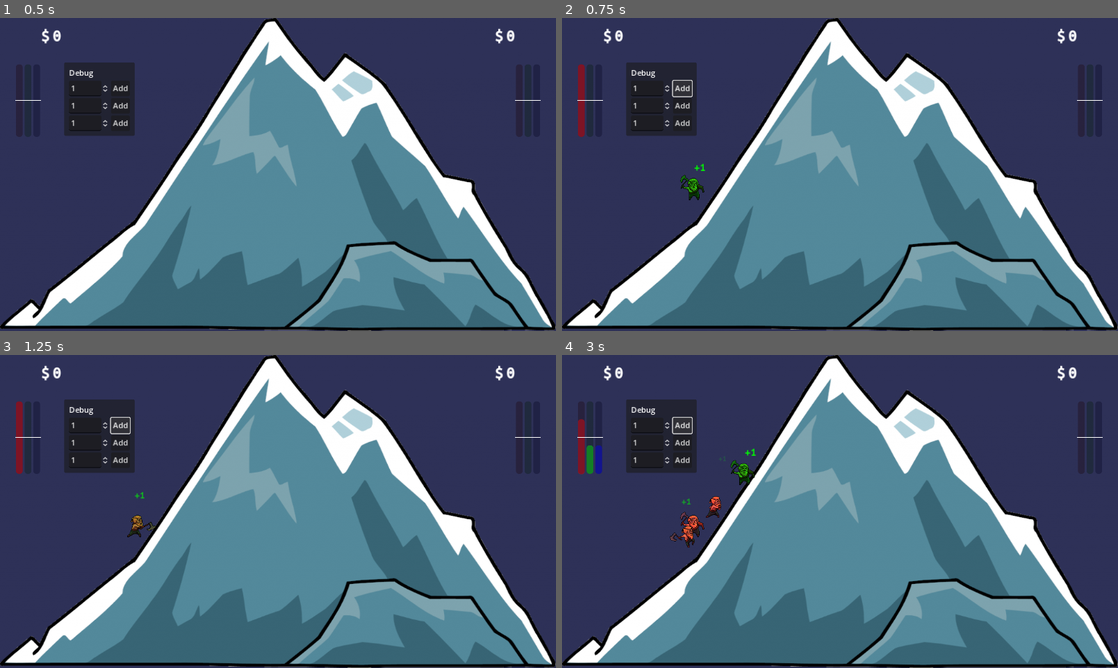
Above: before the commit, frames 1-4 (two rows, left to right).
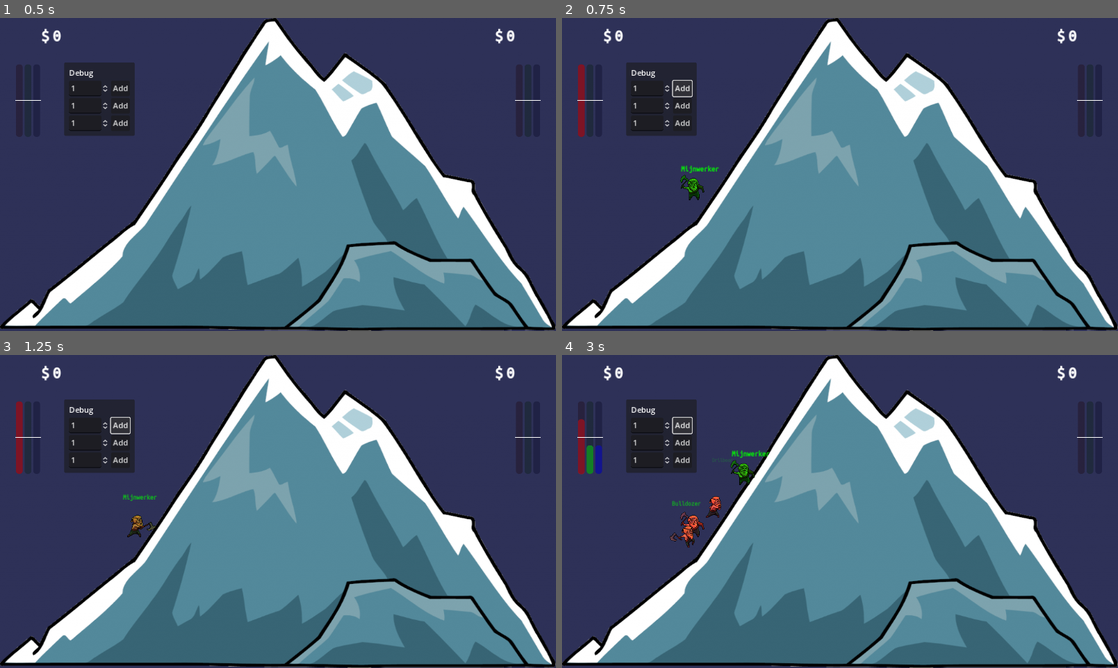
Above: after the commit, the same moments.

Repository: kwint/nfc-card-game
Game: Godot game, scene res://Scenes/Dashboard.tscn
Two runs of this game, one before a commit and one after it. Both use one fixed random seed, a clock stepped at 60 frames per second and the inputs below.
Inputs:
- Up to frame 1 (0.5 s): no input
- Up to frame 2 (0.75 s): click "Add" at 0.5 s
- Up to frame 3 (1.25 s): no input
- Up to frame 4 (3 s): click "Add" at 1.25 s; click "Add" at 2 s; click "Add" at 2.75 s

Frame 1 is identical in both runs. In frame 2, 0.1% of the frame differs, in the area x 21-29%, y 46-50%; in frame 3, less than 0.1%; in frame 4, 0.2%, in the area x 19-38%, y 29-49%.
Error in both runs: Invalid type in function 'process_stats' in base 'Node (GameController.gd)'. Cannot convert argument 1 from Nil to Dictionary. (res://Scripts/GameController.gd…

Commit message:
When spawning a miner, show type name rather than +1

Diff:
--- a/dashboard/Scripts/FlowingLabel.gd
+++ b/dashboard/Scripts/FlowingLabel.gd
@@ -1,6 +1,7 @@
 extends Control
 
 @export var text: String = "+1";
+@export var text_scale: float = 1.0;
 @export var color: Color = Color.GREEN;
 @export var direction: Vector2 = Vector2.UP;
 @onready var shifter = $Shifter;
@@ -13,6 +14,8 @@
 
 func _ready():
 	self.label.text = text;
+	if self.text_scale != 1.0:
+		self.label.add_theme_font_size_override("font_size", self.label.get_theme_font_size("font_size") * self.text_scale);
 	self.modulate = self.color;
 
 	# Update label size to fit text
--- a/dashboard/Scripts/Global.gd
+++ b/dashboard/Scripts/Global.gd
@@ -10,3 +10,17 @@
 enum TeamId { TEAM1 = 1, TEAM2 = 2 }
 
 enum MinerType { MINER1 = 1, MINER2 = 2, MINER3 = 3 };
+
+
+# TODO: fetch these from server
+static func miner_type_name(type: MinerType) -> String:
+	match type:
+		MinerType.MINER1:
+			return "Mijnwerker";
+		MinerType.MINER2:
+			return "Drilboor";
+		MinerType.MINER3:
+			return "Bulldozer";
+		_:
+			print("No name configured for miner type ", type);
+			return "+1";
--- a/dashboard/Scripts/MinerGrid.gd
+++ b/dashboard/Scripts/MinerGrid.gd
@@ -2,6 +2,7 @@
 
 const MINER_PREFAB = preload("res://Prefabs/Miner.tscn");
 const FLOWING_LABEL_PREFAB = preload("res://Prefabs/FlowingLabel.tscn");
+const FLOWING_LABEL_TEXT_SCALE: float = 0.7;
 
 @export var flipped: bool;
 @export var color: Color = Color.WHITE;
@@ -37,6 +38,8 @@
 
 	if animate:
 		var flowing_label = FLOWING_LABEL_PREFAB.instantiate();
+		flowing_label.text = Global.miner_type_name(type);
+		flowing_label.text_scale = FLOWING_LABEL_TEXT_SCALE;
 		self.add_child(flowing_label);
 		flowing_label.position = miner_position;
 
